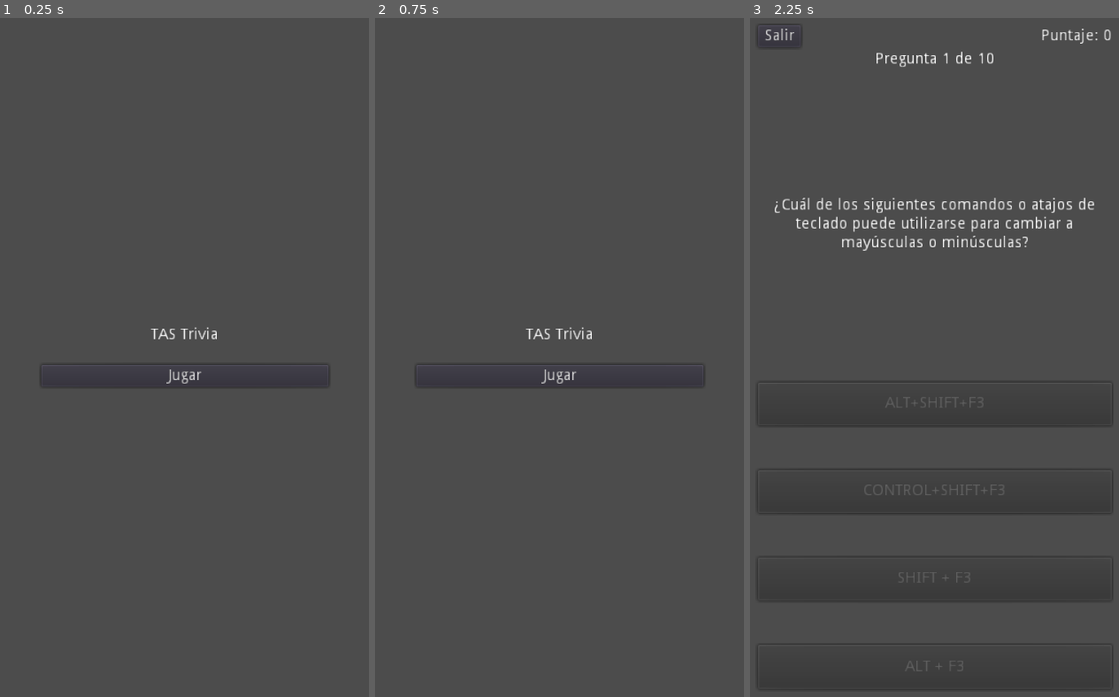
Above: before the commit, frames 1-3 (left to right).
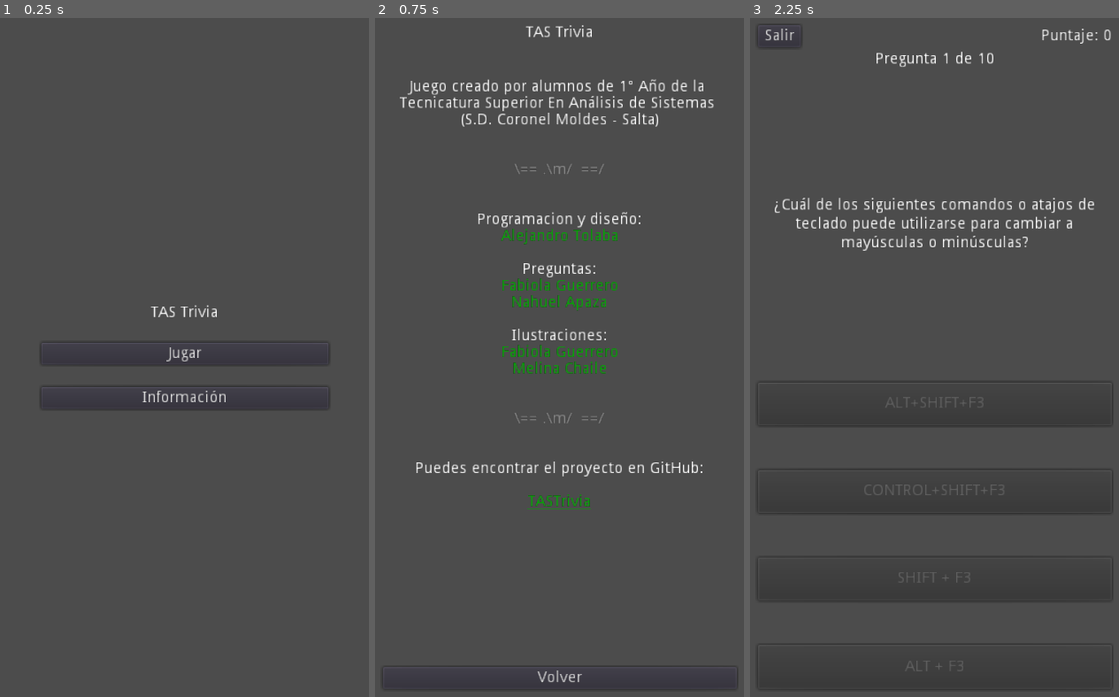
Above: after the commit, the same moments.

Repository: alejandrotolaba/TASTrivia
Game: Godot game, scene res://scenes/MainMenu.tscn
Two runs of this game, one before a commit and one after it. Both use one fixed random seed, a clock stepped at 60 frames per second and the inputs below.
Inputs (mouse positions are in pixels of both pictures, inside the frame that each line leads up to):
- Up to frame 1 (0.25 s): no input
- Up to frame 2 (0.75 s): click (559, 398) at 0.5 s, where only the run after the commit has a clickable "Información"
- Up to frame 3 (2.25 s): click (934, 676) at 1.25 s, where only the run after the commit has a clickable "Volver"; click "Jugar" at 2 s

The runs differ from the first frame. In frame 1, 0.9% of the frame differs, in the area x 11-90%, y 42-58%; in frame 2, 4.2%, in the area x 1-99%, y 1-99%; in frame 3, nothing differs.

Commit message:
Agregada una pagina de información del juego

Diff:
--- /dev/null
+++ b/scenes/Info.tscn
@@ -0,0 +1,97 @@
+[gd_scene load_steps=2 format=2]
+
+[ext_resource path="res://scripts/Info.gd" type="Script" id=1]
+
+[node name="Info" type="Control"]
+anchor_right = 1.0
+anchor_bottom = 1.0
+script = ExtResource( 1 )
+
+[node name="VBoxContainer" type="VBoxContainer" parent="."]
+anchor_right = 1.0
+anchor_bottom = 1.0
+margin_left = 20.0
+margin_top = 20.0
+margin_right = -20.0
+margin_bottom = -20.0
+custom_constants/separation = 20
+
+[node name="Label" type="Label" parent="VBoxContainer"]
+margin_right = 320.0
+margin_bottom = 14.0
+text = "TAS Trivia"
+align = 1
+valign = 1
+
+[node name="RichTextLabel" type="RichTextLabel" parent="VBoxContainer"]
+margin_top = 34.0
+margin_right = 320.0
+margin_bottom = 560.0
+size_flags_horizontal = 3
+size_flags_vertical = 3
+bbcode_enabled = true
+bbcode_text = "[center]
+Juego creado por alumnos de 1° Año de la Tecnicatura Superior En Análisis de Sistemas (S.D. Coronel Moldes - Salta)
+
+[color=#888]
+\\== .\\m/  ==/
+[/color]
+
+Programacion y diseño:
+[color=#0a0]Alejandro Tolaba[/color]
+
+Preguntas:
+[color=#0a0]Fabiola Guerrero
+Nahuel Apaza[/color]
+
+Ilustraciones:
+[color=#0a0]Fabiola Guerrero
+Melina Chaile[/color]
+
+[color=#888]
+\\== .\\m/  ==/
+[/color]
+
+Puedes encontrar el proyecto en GitHub:
+[color=#0a0]
+[url=https://github.com/Dks32/TASTrivia]TASTrivia[/url]
+[/color]
+
+[/center]"
+text = "
+Juego creado por alumnos de 1° Año de la Tecnicatura Superior En Análisis de Sistemas (S.D. Coronel Moldes - Salta)
+
+
+\\== .\\m/  ==/
+
+
+Programacion y diseño:
+Alejandro Tolaba
+
+Preguntas:
+Fabiola Guerrero
+Nahuel Apaza
+
+Ilustraciones:
+Fabiola Guerrero
+Melina Chaile
+
+
+\\== .\\m/  ==/
+
+
+Puedes encontrar el proyecto en GitHub:
+
+TASTrivia
+
+
+"
+
+[node name="Button" type="Button" parent="VBoxContainer"]
+margin_top = 580.0
+margin_right = 320.0
+margin_bottom = 600.0
+text = "Volver"
+
+[connection signal="meta_clicked" from="VBoxContainer/RichTextLabel" to="." method="_on_RichTextLabel_meta_clicked"]
+[connection signal="pressed" from="VBoxContainer/Button" to="." method="_on_Button_pressed"]
--- a/scenes/MainMenu.tscn
+++ b/scenes/MainMenu.tscn
@@ -20,14 +20,14 @@
 
 [node name="SeparatorT" type="Label" parent="VBoxContainer"]
 margin_right = 260.0
-margin_bottom = 223.0
+margin_bottom = 203.0
 size_flags_horizontal = 3
 size_flags_vertical = 3
 
 [node name="Titulo" type="Label" parent="VBoxContainer"]
-margin_top = 243.0
+margin_top = 223.0
 margin_right = 260.0
-margin_bottom = 257.0
+margin_bottom = 237.0
 size_flags_horizontal = 3
 size_flags_vertical = 1
 text = "TAS Trivia"
@@ -35,16 +35,23 @@
 valign = 1
 
 [node name="BJugar" type="Button" parent="VBoxContainer"]
-margin_top = 277.0
+margin_top = 257.0
 margin_right = 260.0
-margin_bottom = 297.0
+margin_bottom = 277.0
 text = "Jugar"
 
+[node name="BInfo" type="Button" parent="VBoxContainer"]
+margin_top = 297.0
+margin_right = 260.0
+margin_bottom = 317.0
+text = "Información"
+
 [node name="SeparatorB" type="Label" parent="VBoxContainer"]
-margin_top = 317.0
+margin_top = 337.0
 margin_right = 260.0
 margin_bottom = 540.0
 size_flags_horizontal = 3
 size_flags_vertical = 3
 
 [connection signal="pressed" from="VBoxContainer/BJugar" to="." method="_on_BJugar_pressed"]
+[connection signal="pressed" from="VBoxContainer/BInfo" to="." method="_on_BInfo_pressed"]
--- /dev/null
+++ b/scripts/Info.gd
@@ -0,0 +1,15 @@
+extends Control
+
+
+# Called when the node enters the scene tree for the first time.
+func _ready():
+	pass # Replace with function body.
+
+
+func _on_RichTextLabel_meta_clicked(meta):
+	print(str(meta))
+
+
+func _on_Button_pressed():
+# warning-ignore:return_value_discarded
+	get_tree().change_scene("res://scenes/MainMenu.tscn")
--- a/scripts/MainMenu.gd
+++ b/scripts/MainMenu.gd
@@ -14,3 +14,8 @@
 func _on_BJugar_pressed():
 # warning-ignore:return_value_discarded
 	get_tree().change_scene("res://scenes/Game.tscn")
+
+
+func _on_BInfo_pressed():
+# warning-ignore:return_value_discarded
+	get_tree().change_scene("res://scenes/Info.tscn")
